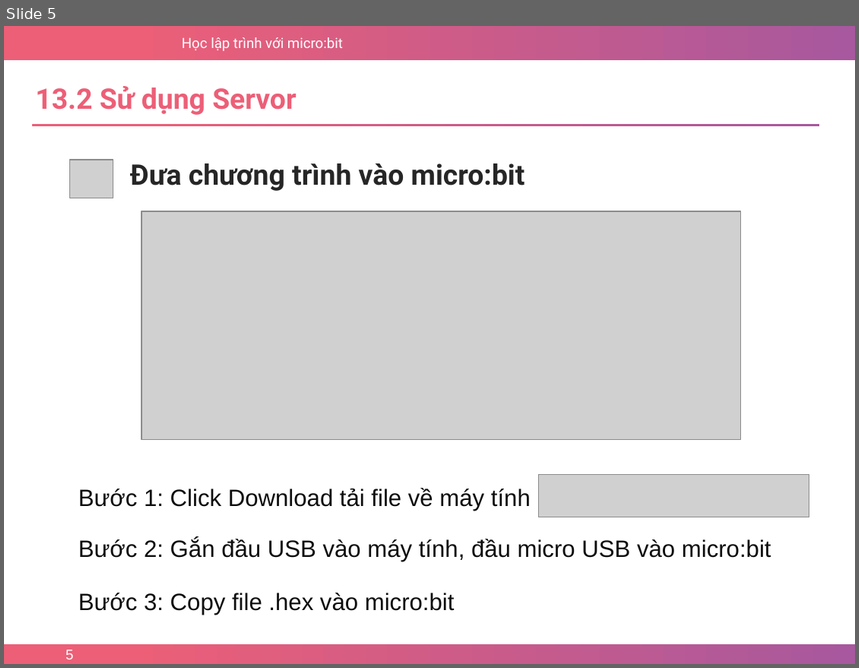
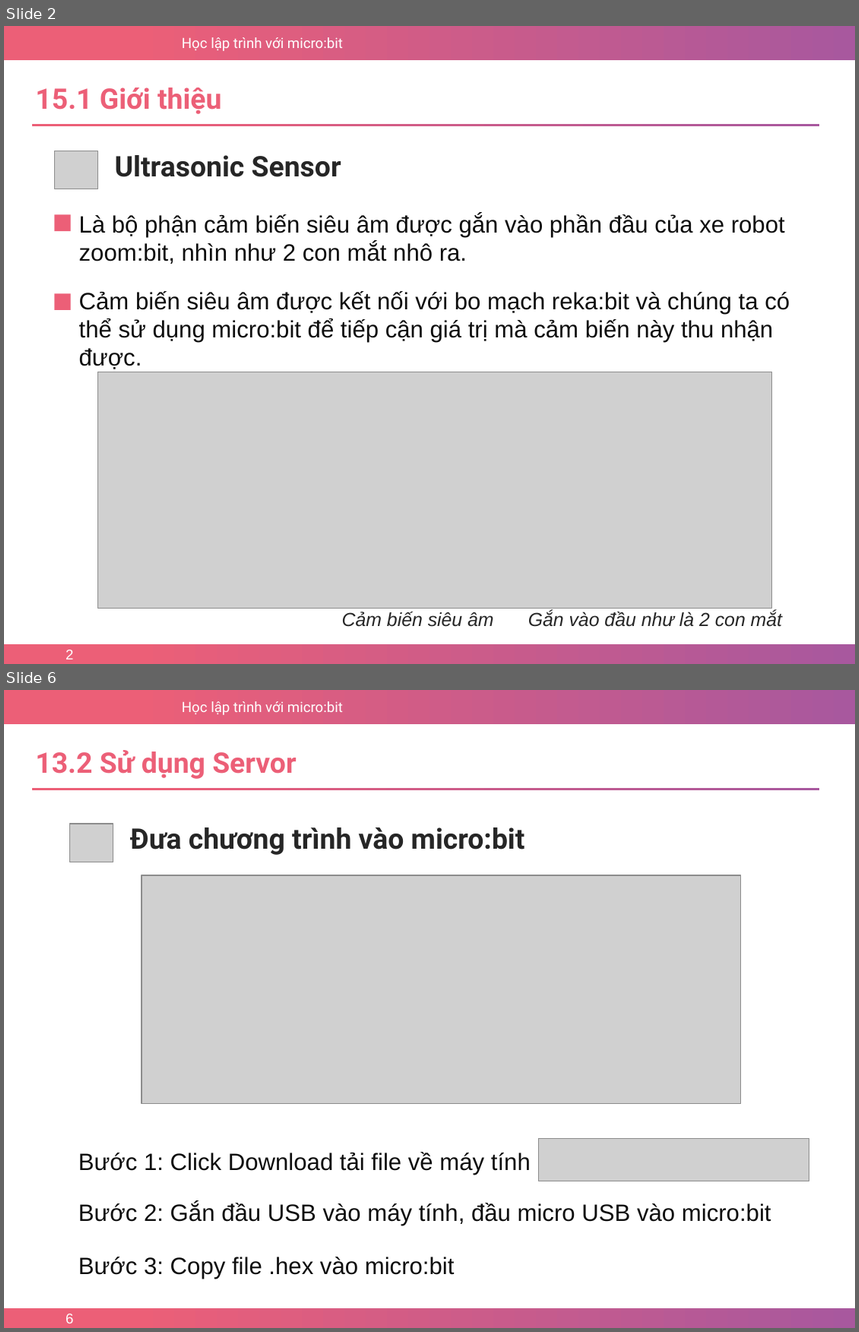
Before and after one commit to nhannn87dn/Learn-microbit, a slide deck: Lessions/Bai-15-Ultrasonic-Sensor/Bai-15-Ultrasonic-Sensor.pptx. Shown one above the other, each under a label of ours: slide 5 before the commit, slides 2 and 6 after it; the slides between them are not shown. The pictures are 859x668 and 859x1332 pixels, drawn with LibreOffice and Linux fonts; fonts in the diff are those of the drawing; grey boxes stand for pictures; background and template pictures are left out. Boxes give left, top, right and bottom in pixels: in the first picture for what was removed or moved away, otherwise in the second. Text is boxed around its words. In the diff, an @@ line names an element or a change of style, - is before the commit and + after.

```diff
--- a/Lessions/Bai-15-Ultrasonic-Sensor/Bai-15-Ultrasonic-Sensor.pptx
+++ b/Lessions/Bai-15-Ultrasonic-Sensor/Bai-15-Ultrasonic-Sensor.pptx
@@ slide 2 added at (x1=4, y1=26, x2=855, y2=664), background #FFFFFF; not listed: 3 template elements that a slide beside it also shows @@
@@ text added at (x1=35, y1=88, x2=221, y2=114), 24 pt, text #EC5F77, bold @@
+15.1 Giới thiệu
@@ rectangle added at (x1=32, y1=124, x2=819, y2=126), fill gradient #EC5F77 to #A8589E @@
@@ picture added at (x1=54, y1=151, x2=97, y2=189) @@
@@ text added at (x1=115, y1=155, x2=341, y2=177), 24 pt, text #262626, bold @@
+Ultrasonic Sensor
@@ rectangle added at (x1=54, y1=215, x2=70, y2=231), fill #EC5F77 @@
@@ text added at (x1=79, y1=214, x2=785, y2=264), 20 pt, text #0D0D0D @@
+Là bộ phận cảm biến siêu âm được gắn vào phần đầu của xe robot zoom:bit, nhìn như 2 con mắt nhô ra.
@@ rectangle added at (x1=54, y1=294, x2=70, y2=310), fill #EC5F77 @@
@@ text added at (x1=79, y1=291, x2=790, y2=370), 20 pt, text #0D0D0D @@
+Cảm biến siêu âm được kết nối với bo mạch reka:bit và chúng ta có thể sử dụng micro:bit để tiếp cận giá trị mà cảm biến này thu nhận được.
@@ picture added at (x1=97, y1=373, x2=772, y2=609) @@
@@ text added at (x1=342, y1=612, x2=494, y2=627), 16 pt, text #262626, italic @@
+Cảm biến siêu âm
@@ text added at (x1=528, y1=611, x2=782, y2=627), 16 pt, text #262626, italic @@
+Gắn vào đầu như là 2 con mắt
@@ page number added at (x1=66, y1=650, x2=73, y2=660), 12 pt, text #FFFFFF @@
+2
@@ what was slide 5 is now slide 6 @@
@@ page number at (x1=66, y1=1314, x2=73, y2=1324): text changed @@
-5
+6
```
Also in this commit, not shown: 1 slide changed, 6 other slides added, 5 slides removed, 1 other file.
